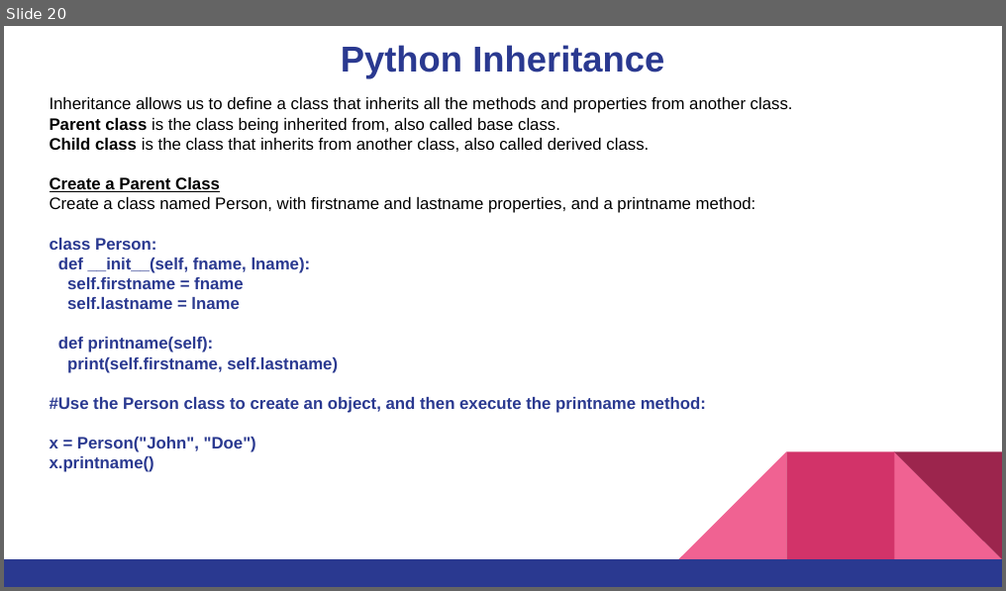
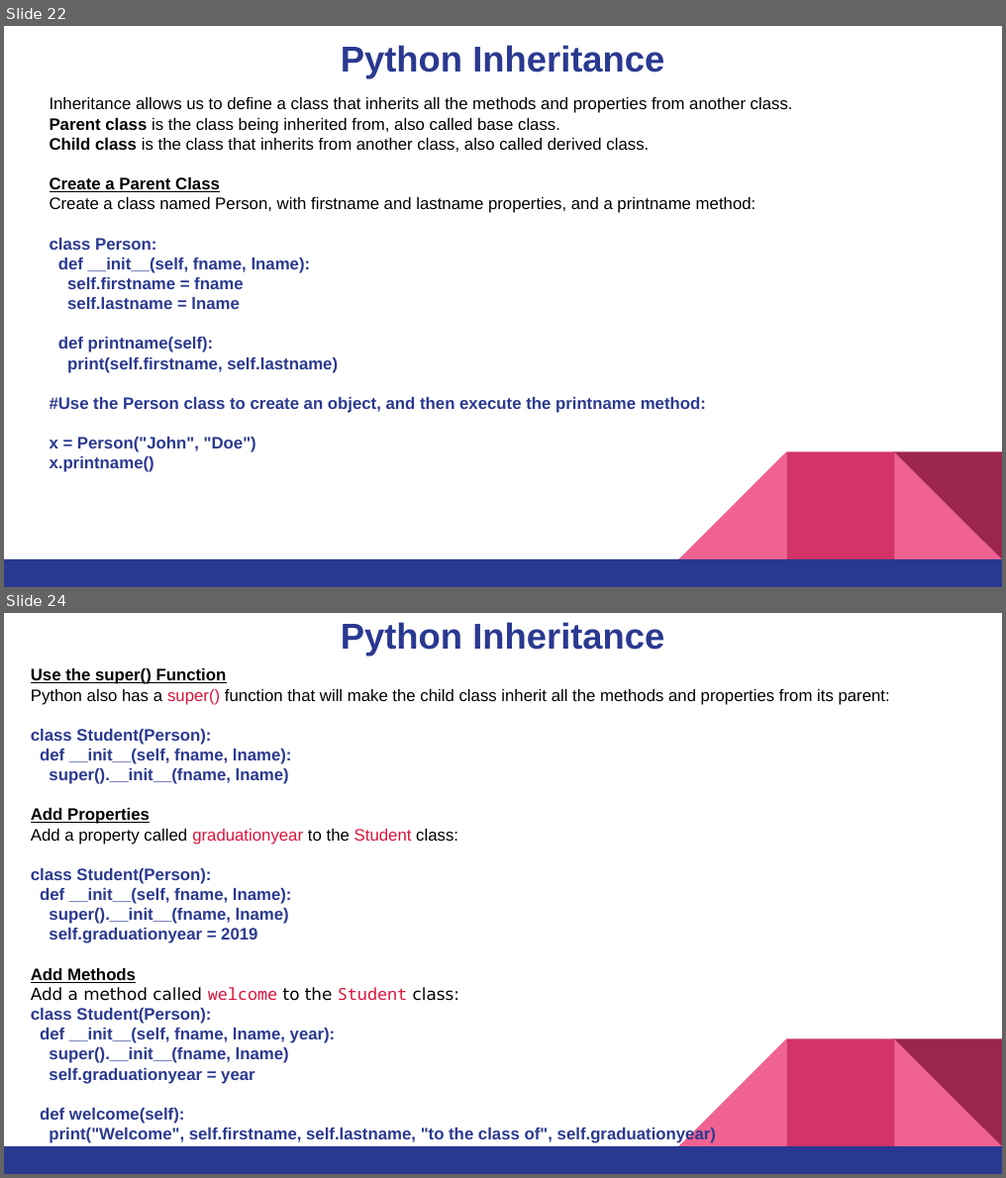
Before and after one commit to pnytrainingrepo/artificial-intelligence, a slide deck: Python-Programming-Week02.pptx. Shown one above the other, each under a label of ours: slide 20 before the commit, slides 22 and 24 after it; the slides between them are not shown. The pictures are 1006x591 and 1006x1178 pixels, drawn with LibreOffice and Linux fonts; fonts in the diff are those of the drawing. Boxes give left, top, right and bottom in pixels: in the first picture for what was removed or moved away, otherwise in the second. Text is boxed around its words. In the diff, an @@ line names an element or a change of style, - is before the commit and + after.

```diff
--- a/Python-Programming-Week02.pptx
+++ b/Python-Programming-Week02.pptx
@@ slide 24 added at [4, 613, 1002, 1174], background #FFFFFF; not listed: 5 template elements that a slide beside it also shows @@
@@ title added at [341, 622, 664, 657], 26 pt, text #2A3990, bold @@
+Python Inheritance
@@ text added at [31, 668, 890, 1144], 12 pt, text #2A3990, bold @@
+Use the super() Function
+Python also has a super() function that will make the child class inherit all the methods and properties from its parent:
+class Student(Person):
+def __init__(self, fname, lname):
+super().__init__(fname, lname)
+Add Properties
+Add a property called graduationyear to the Student class:
+class Student(Person):
+def __init__(self, fname, lname):
+super().__init__(fname, lname)
+self.graduationyear = 2019
+Add Methods
+Add a method called welcome to the Student class:
+class Student(Person):
+def __init__(self, fname, lname, year):
+super().__init__(fname, lname)
+self.graduationyear = year
+def welcome(self):
+print("Welcome", self.firstname, self.lastname, "to the class of", self.graduationyear)
@@ what was slide 20 is now slide 22 @@
```
Also in this commit, not shown: 3 slides changed, 9 other slides added, 2 slides removed, 24 other files.
